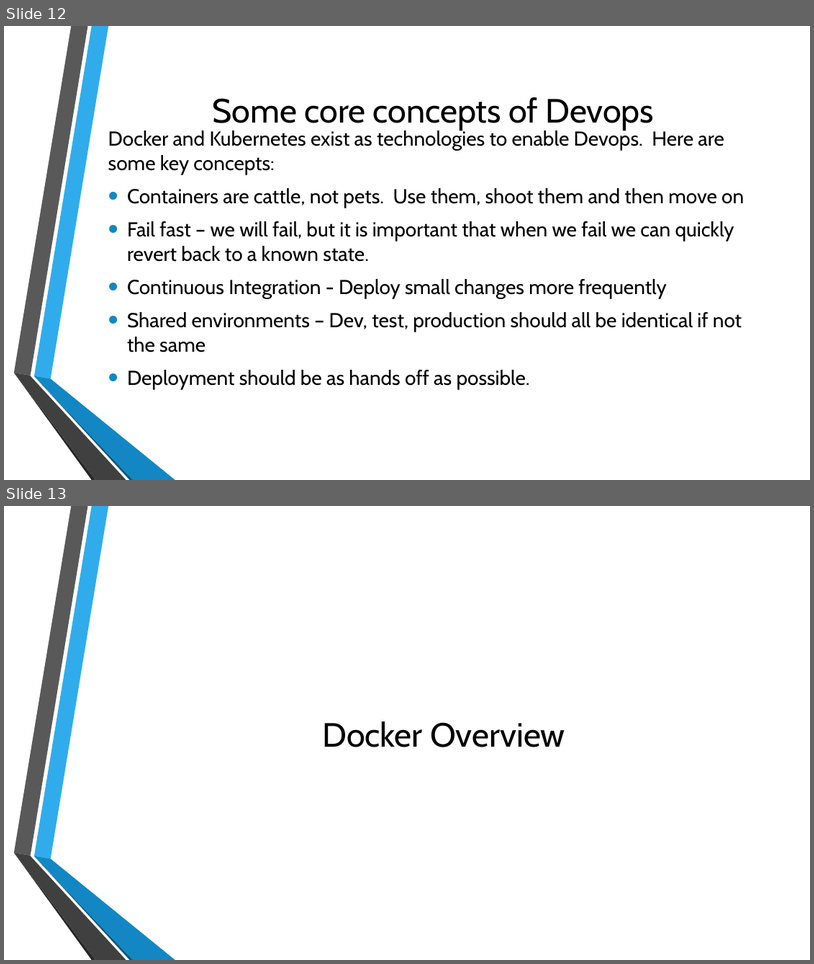
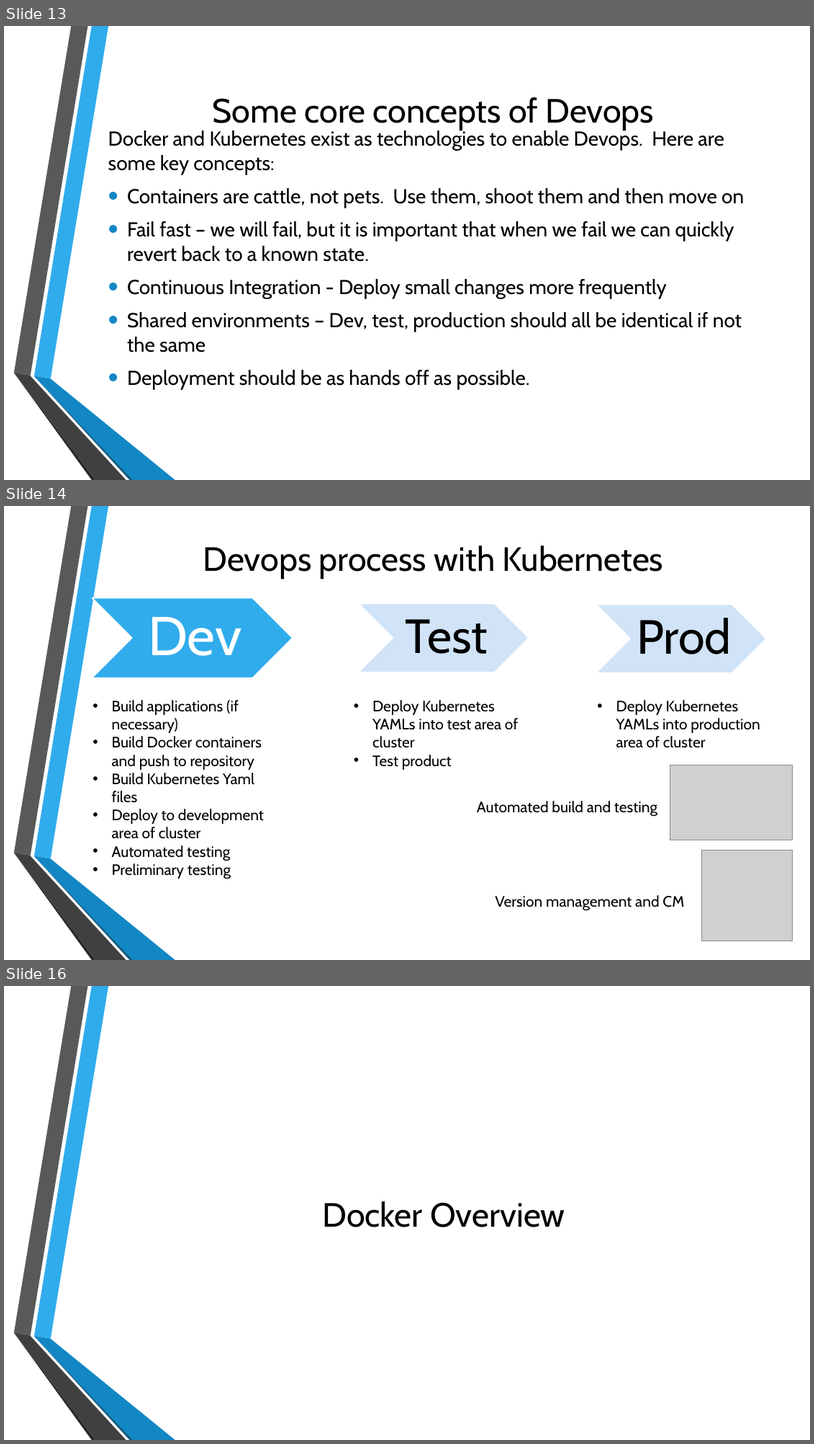
Before and after one commit to sealingtech/kubernetes_training, a slide deck: presentation/Day 1 Intro and Docker.pptx. Shown one above the other, each under a label of ours: slides 12 and 13 before the commit, slides 13, 14 and 16 after it; the slides between them are not shown. The pictures are 814x964 and 814x1444 pixels, drawn with LibreOffice and Linux fonts; fonts in the diff are those of the drawing; grey boxes stand for pictures; background and template pictures are left out. Boxes give left, top, right and bottom in pixels: in the first picture for what was removed or moved away, otherwise in the second. Text is boxed around its words. In the diff, an @@ line names an element or a change of style, - is before the commit and + after.

```diff
--- a/presentation/Day 1 Intro and Docker.pptx
+++ b/presentation/Day 1 Intro and Docker.pptx
@@ slide 14 added at (x1=4, y1=506, x2=810, y2=960), background picture (left out); not listed: 6 template elements that a slide beside it also shows @@
@@ title added at (x1=203, y1=546, x2=664, y2=579), 40 pt, text #000000 @@
+Devops process with Kubernetes
@@ group added at (x1=93, y1=598, x2=765, y2=678): 3 chevrons, 3 texts @@
+Dev
+Test
+Prod
@@ text added at (x1=112, y1=700, x2=264, y2=879), 18 pt, text #000000 @@
+• Build applications (if necessary)
+• Build Docker containers and push to repository
+• Build Kubernetes Yaml files
+• Deploy to development area of cluster
+• Automated testing
+• Preliminary testing
@@ text added at (x1=373, y1=700, x2=518, y2=770), 18 pt, text #000000 @@
+• Deploy Kubernetes YAMLs into test area of cluster
+• Test product
@@ text added at (x1=617, y1=700, x2=761, y2=748), 18 pt, text #000000 @@
+• Deploy Kubernetes YAMLs into production area of cluster
@@ picture added at (x1=670, y1=765, x2=792, y2=839) @@
@@ text added at (x1=477, y1=800, x2=658, y2=816), 18 pt, text #000000 @@
+Automated build and testing
@@ picture added at (x1=702, y1=850, x2=793, y2=941) @@
@@ text added at (x1=495, y1=895, x2=684, y2=911), 18 pt, text #000000 @@
+Version management and CM
@@ what was slide 12 is now slide 13 @@
@@ what was slide 13 is now slide 16 @@
```
Also in this commit, not shown: 2 slides changed, 3 other slides added, 2 slides removed, 10 other files.
